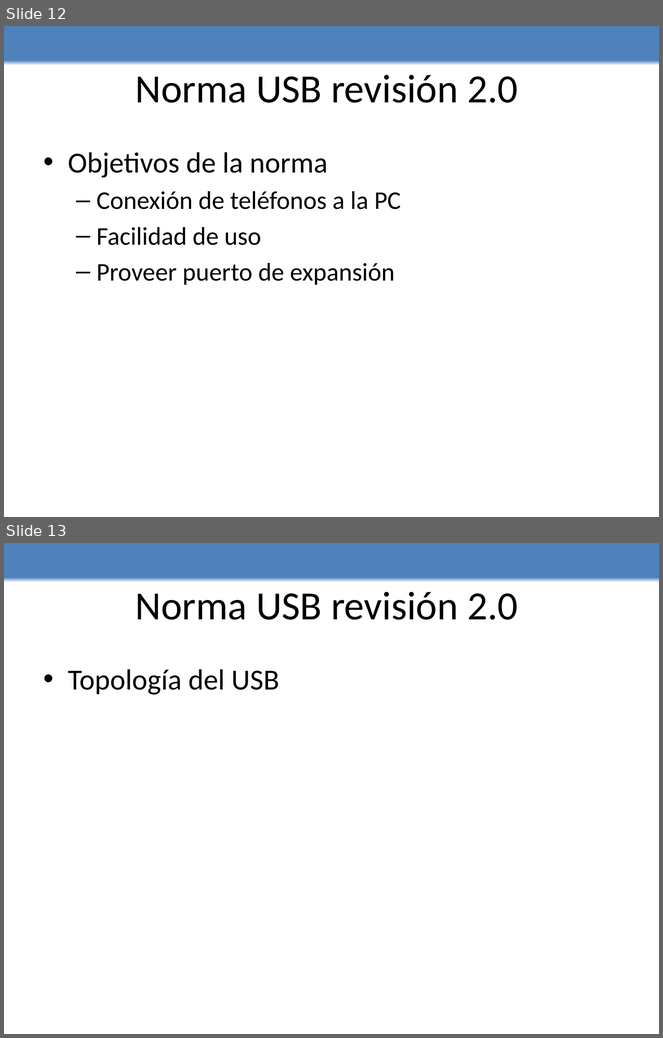
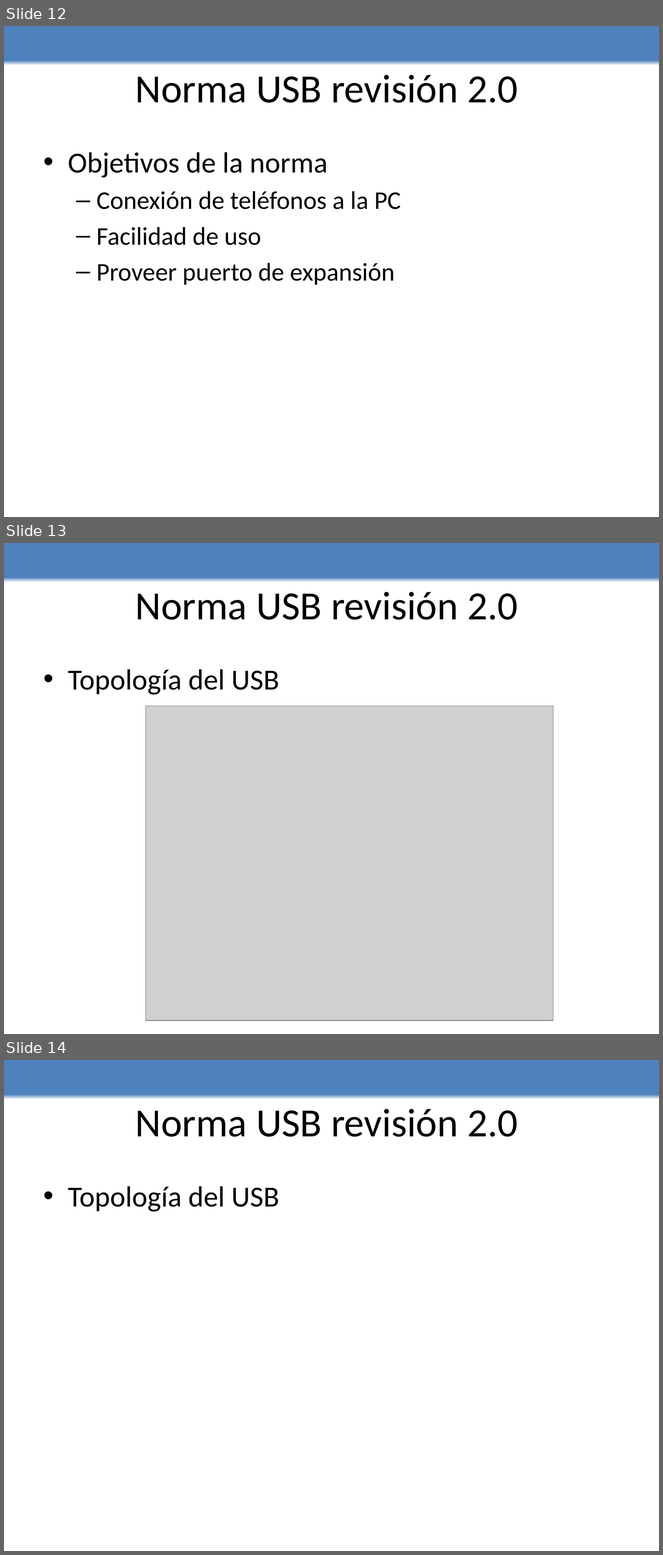
Before and after one commit to edwin0790/lechuzing, a slide deck: Presentacion/presentacion.pptx. Shown one above the other, each under a label of ours: slides 12 and 13 before the commit, slides 12, 13 and 14 after it. The pictures are 663x1038 and 663x1555 pixels, drawn with LibreOffice and Linux fonts; fonts in the diff are those of the drawing; grey boxes stand for pictures. Boxes give left, top, right and bottom in pixels: in the first picture for what was removed or moved away, otherwise in the second. Text is boxed around its words. In the diff, an @@ line names an element or a change of style, - is before the commit and + after.

Commit message:
ppt

```diff
--- a/Presentacion/presentacion.pptx
+++ b/Presentacion/presentacion.pptx
@@ slide 13 added at [4,543,659,1034], background gradient #FFFFFF to #4F81BD @@
@@ title added at [135,592,518,620], 44 pt, text #000000 @@
+Norma USB revisión 2.0
@@ text added at [68,669,279,695], 32 pt, text #000000 @@
+• Topología del USB
@@ picture added at [146,706,554,1021] @@
@@ what was slide 13 is now slide 14 @@
```
